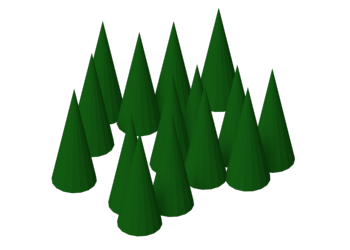
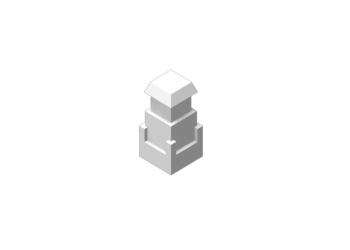
Comparing the layer stacks of the two w=350, h=250 images. Changes:
added layer "tower_src.png" above "stronghold_src.png #1" over left=139, top=69, right=203, bottom=176
hid "hex_forest_2_src.png #1" over left=51, top=7, right=296, bottom=237
